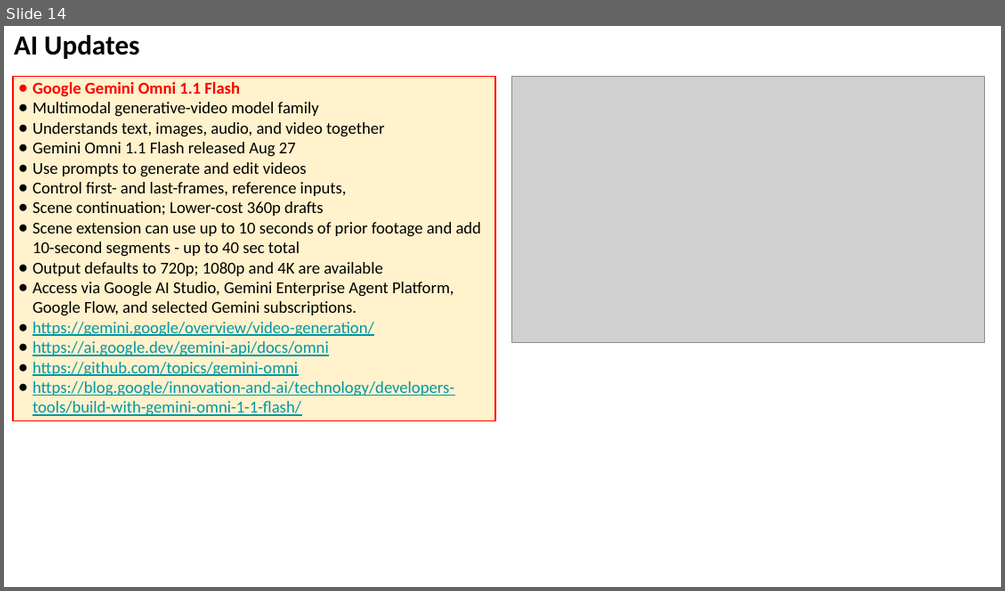
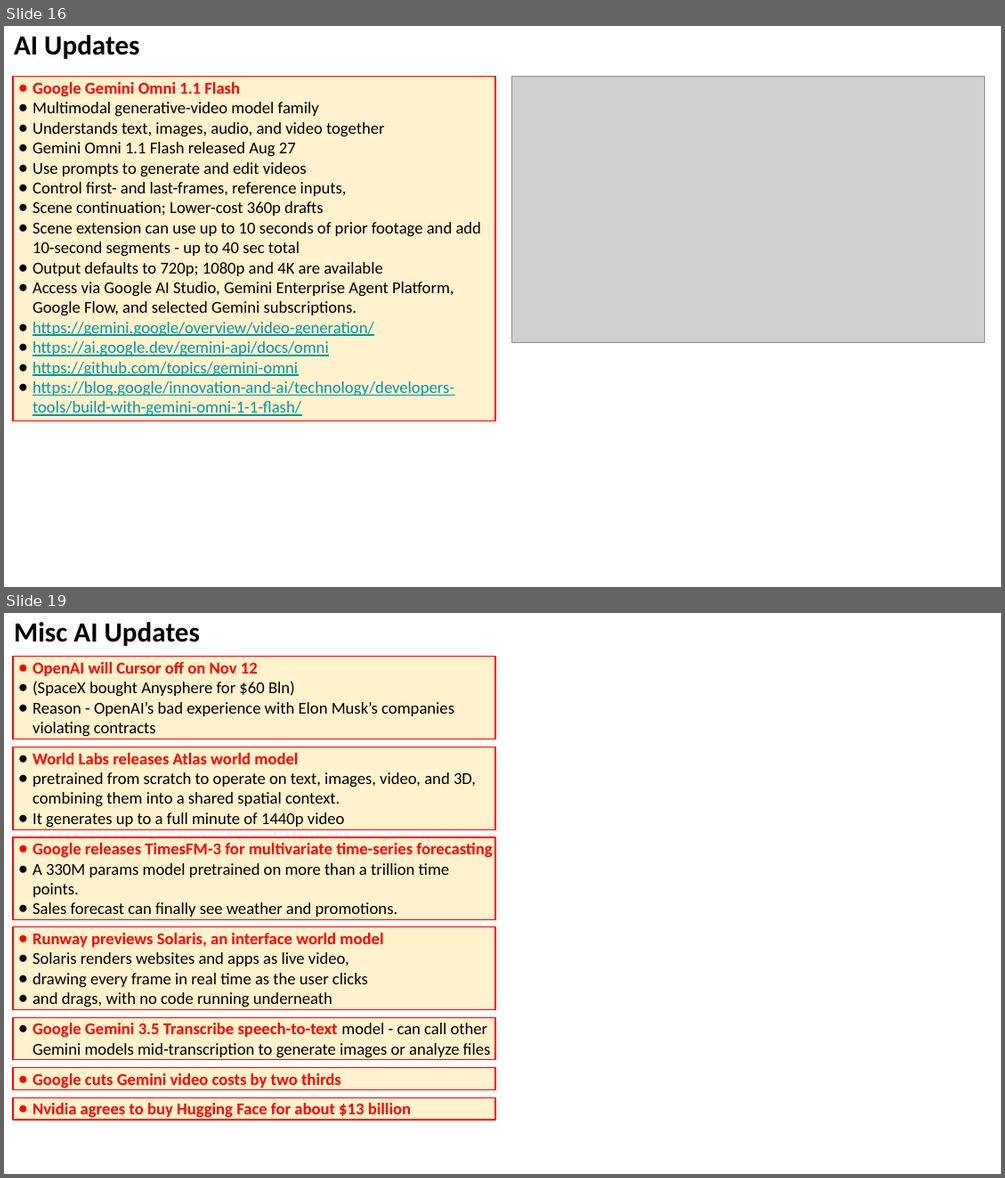
Before and after one commit to lselector/seminar, a slide deck: 2026/2026-09-04-AI-Updates.pptx. Shown one above the other, each under a label of ours: slide 14 before the commit, slides 16 and 19 after it; the slides between them are not shown. The pictures are 1005x591 and 1005x1178 pixels, drawn with LibreOffice and Linux fonts; fonts in the diff are those of the drawing; grey boxes stand for pictures. Boxes give left, top, right and bottom in pixels: in the first picture for what was removed or moved away, otherwise in the second. Text is boxed around its words. In the diff, an @@ line names an element or a change of style, - is before the commit and + after.

```diff
--- a/2026/2026-09-04-AI-Updates.pptx
+++ b/2026/2026-09-04-AI-Updates.pptx
@@ slide 19 added at (4, 613, 1001, 1174), background #FFFFFF @@
@@ text added at (14, 622, 200, 646), 20 pt, text #000000, bold @@
+Misc AI Updates
@@ rectangle added at (13, 657, 495, 739), fill #FFF2CC, outline #FF0000 0.75 pt, 12 pt, text #000000 @@
+● OpenAI will Cursor off on Nov 12
+● (SpaceX bought Anysphere for $60 Bln)
+● Reason - OpenAI’s bad experience with Elon Musk’s companies violating contracts
@@ rectangle added at (13, 747, 495, 829), fill #FFF2CC, outline #FF0000 0.75 pt, 12 pt, text #000000 @@
+● World Labs releases Atlas world model
+● pretrained from scratch to operate on text, images, video, and 3D, combining them into a shared spatial context.
+● It generates up to a full minute of 1440p video
@@ rectangle added at (13, 837, 495, 920), fill #FFF2CC, outline #FF0000 0.75 pt, 12 pt, text #000000 @@
+● Google releases TimesFM-3 for multivariate time-series forecasting
+● A 330M params model pretrained on more than a trillion time points.
+● Sales forecast can finally see weather and promotions.
@@ rectangle added at (13, 927, 495, 1010), fill #FFF2CC, outline #FF0000 0.75 pt, 12 pt, text #000000 @@
+● Runway previews Solaris, an interface world model
+● Solaris renders websites and apps as live video,
+● drawing every frame in real time as the user clicks
+● and drags, with no code running underneath
@@ rectangle added at (13, 1018, 495, 1060), fill #FFF2CC, outline #FF0000 0.75 pt, 12 pt, text #000000 @@
+● Google Gemini 3.5 Transcribe speech-to-text model - can call other Gemini models mid-transcription to generate images or analyze files
@@ rectangle added at (13, 1068, 495, 1089), fill #FFF2CC, outline #FF0000 0.75 pt, 12 pt, text #FF0000, bold @@
+● Google cuts Gemini video costs by two thirds
@@ rectangle added at (13, 1097, 495, 1119), fill #FFF2CC, outline #FF0000 0.75 pt, 12 pt, text #FF0000, bold @@
+● Nvidia agrees to buy Hugging Face for about $13 billion
@@ what was slide 14 is now slide 16 @@
```
Also in this commit, not shown: 10 slides changed, 5 other slides added, 1 slide removed.
